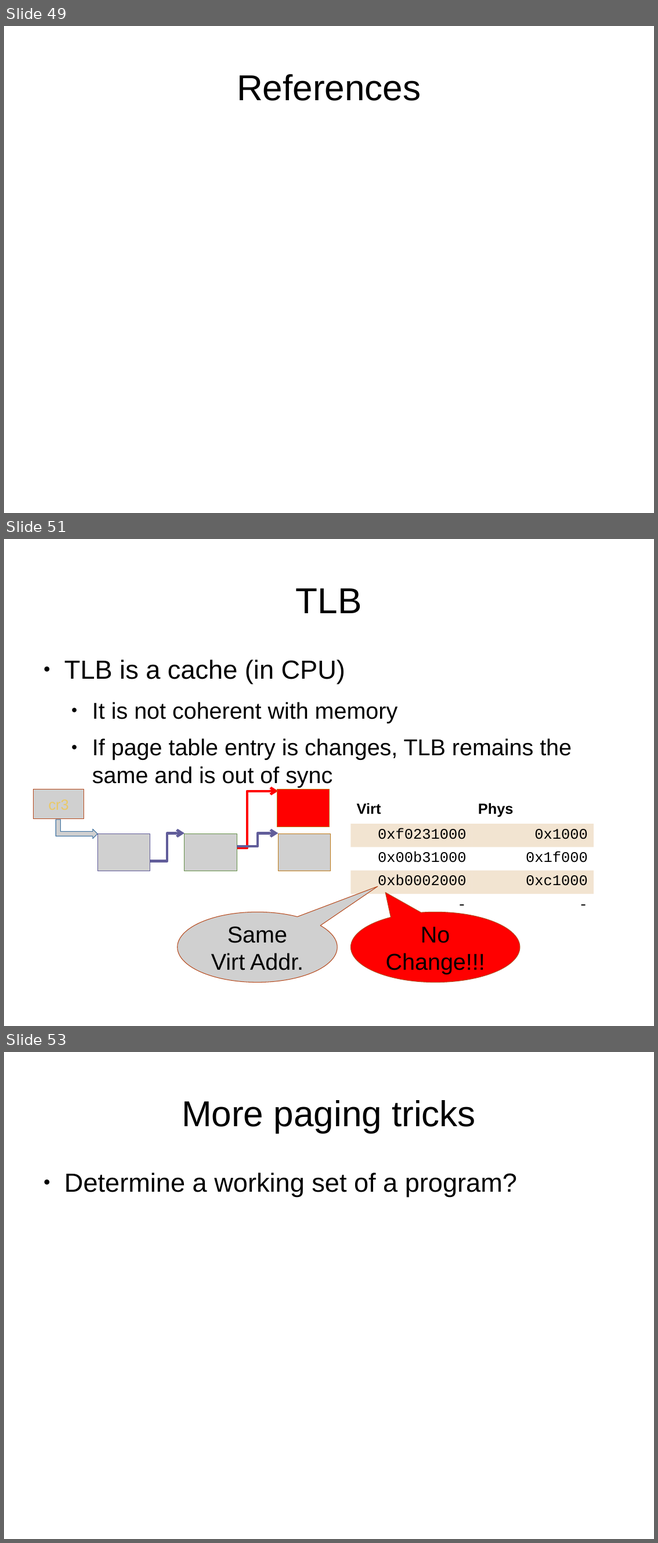
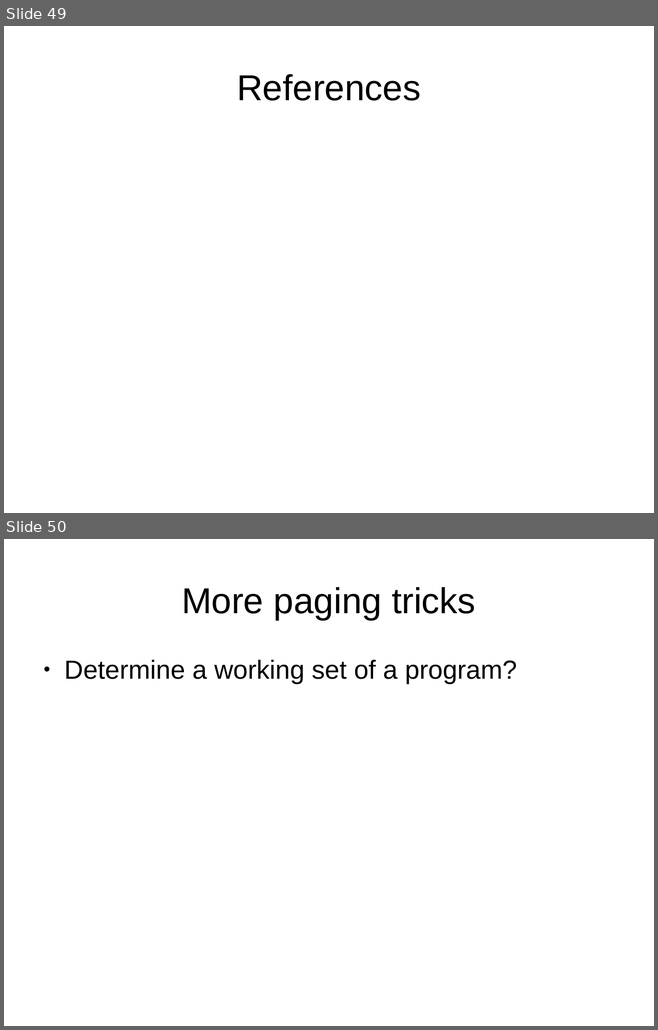
Before and after one commit to antonburtsev/cs5460, a slide deck: lectures/lecture06-address-translation-part2/lecture06-address-translation-part2.odp. Shown one above the other, each under a label of ours: slides 49, 51 and 53 before the commit, slides 49 and 50 after it; the slides between them are not shown. The pictures are 658x1543 and 658x1030 pixels, drawn with LibreOffice and Linux fonts; fonts in the diff are those of the drawing; grey boxes stand for pictures. Boxes give left, top, right and bottom in pixels: in the first picture for what was removed or moved away, otherwise in the second. Text is boxed around its words. In the diff, an @@ line names an element or a change of style, - is before the commit and + after.

```diff
--- a/lectures/lecture06-address-translation-part2/lecture06-address-translation-part2.odp
+++ b/lectures/lecture06-address-translation-part2/lecture06-address-translation-part2.odp
@@ slide 51 removed at (x1=4, y1=539, x2=654, y2=1026), background #FFFFFF @@
@@ title removed at (x1=296, y1=588, x2=362, y2=613) @@
-TLB
@@ text removed at (x1=64, y1=660, x2=571, y2=787) @@
-● TLB is a cache (in CPU)
-  ● It is not coherent with memory
-  ● If page table entry is changes, TLB remains the same and is out of sync
@@ picture removed at (x1=34, y1=790, x2=83, y2=819) @@
@@ elbow arrow removed from (216, 849) to (278, 791) @@
@@ rectangle removed at (x1=277, y1=790, x2=329, y2=827) @@
@@ table removed at (x1=351, y1=798, x2=593, y2=917), 5 rows, 2 columns @@
-Virt | Phys
-0xf0231000 | 0x1000
-0x00b31000 | 0x1f000
-0xb0002000 | 0xc1000
-- | -
@@ picture removed at (x1=56, y1=820, x2=97, y2=839) @@
@@ picture removed at (x1=98, y1=834, x2=150, y2=871) @@
@@ elbow arrow removed from (150, 861) to (184, 833) @@
@@ picture removed at (x1=184, y1=834, x2=237, y2=871) @@
@@ elbow arrow removed from (237, 847) to (278, 833) @@
@@ picture removed at (x1=278, y1=834, x2=331, y2=871) @@
@@ picture removed at (x1=177, y1=912, x2=337, y2=982) @@
-Same
-Virt Addr.
@@ speech bubble removed at (x1=351, y1=912, x2=520, y2=982) @@
-No Change!!!
@@ what was slide 53 is now slide 50 @@
```
Also in this commit, not shown: 16 other slides removed, 7 other files.
